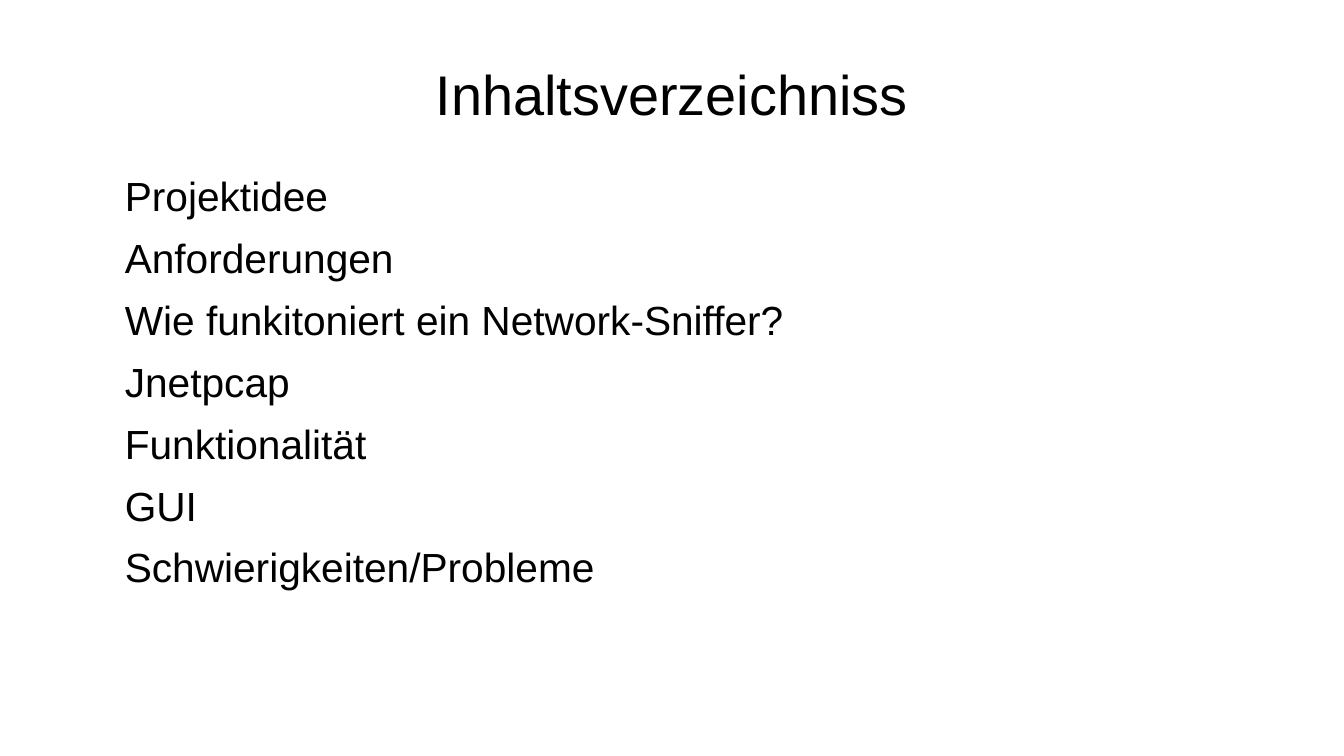
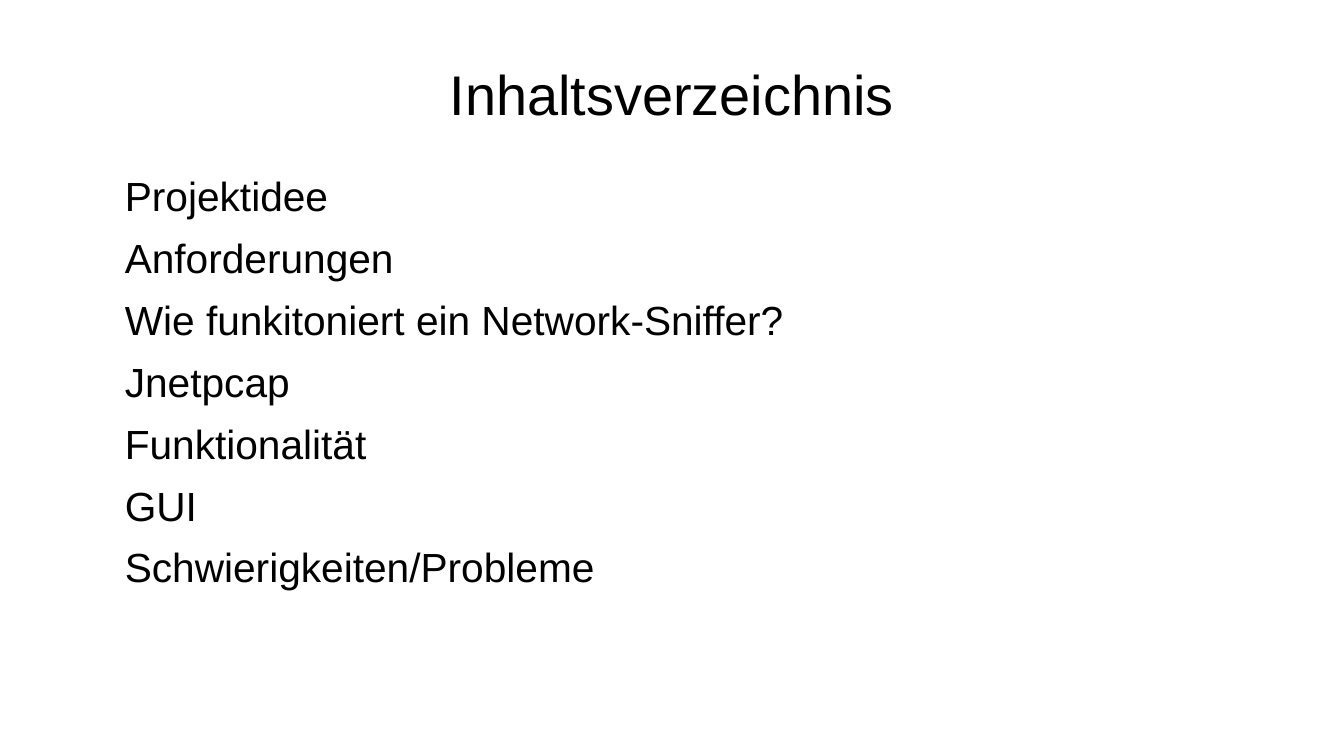
Before and after one commit to grigorypavlov/networkSniffer, a slide deck: slide 2 of presentation.odp. Drawn at 1344x756 pixels with LibreOffice and Linux fonts; fonts in the diff are those of the drawing; background and template pictures are left out. Boxes give left, top, right and bottom in pixels: in the first picture for what was removed or moved away, otherwise in the second. Text is boxed around its words. In the diff, an @@ line names an element or a change of style, - is before the commit and + after.

Commit message:
Fixed it

```diff
--- a/presentation.odp
+++ b/presentation.odp
@@ title at [450,74,894,116]: text changed @@
-Inhaltsverzeichniss
+Inhaltsverzeichnis
```
Also in this commit, not shown: 1 other slide changed.
